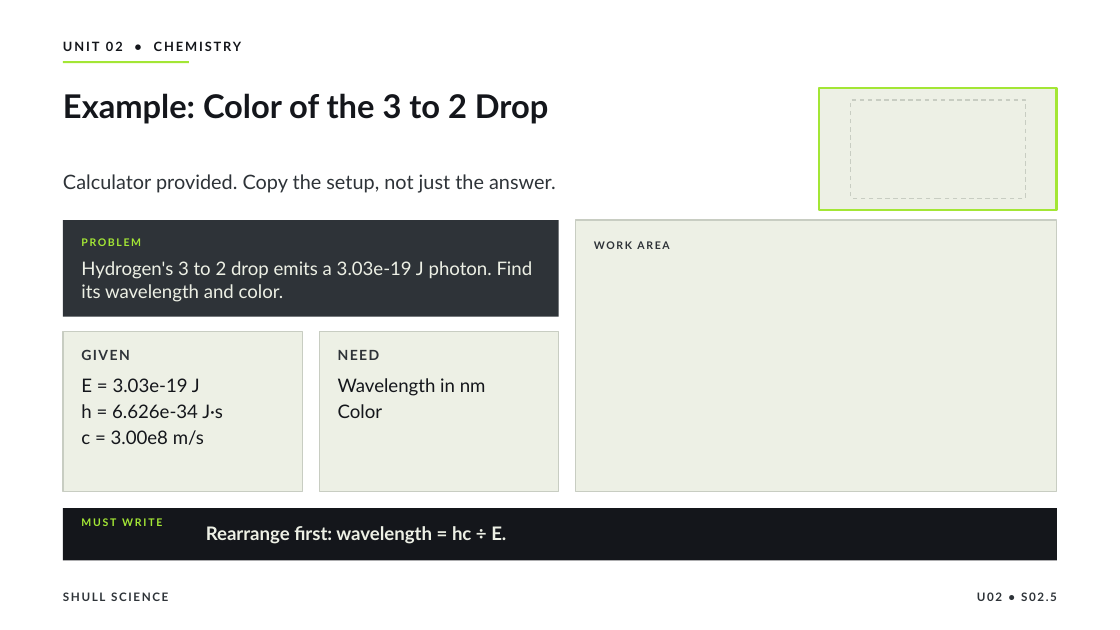
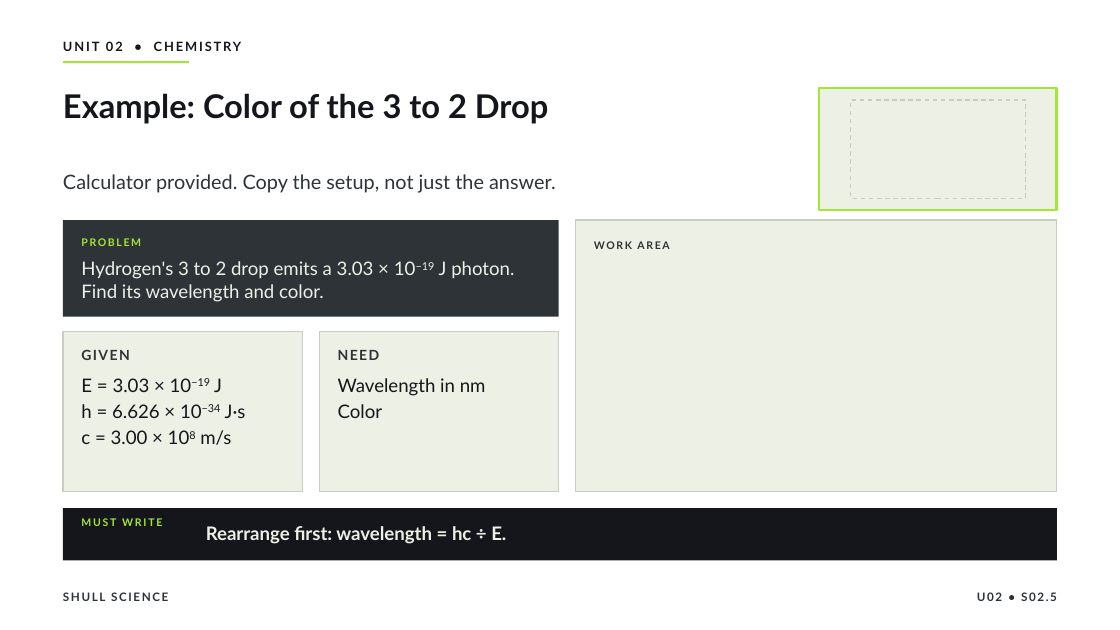
Before and after one commit to Hayabusa015/WorkWork, a slide deck: slide 11 of deliverables/chem-u02/SHULL_CHEM_Slides_U02_S02.5.pptx. Drawn at 1120x630 pixels with LibreOffice and Linux fonts; fonts in the diff are those of the drawing. Boxes give left, top, right and bottom in pixels: in the first picture for what was removed or moved away, otherwise in the second. Text is boxed around its words. In the diff, an @@ line names an element or a change of style, - is before the commit and + after.

```diff
--- a/deliverables/chem-u02/SHULL_CHEM_Slides_U02_S02.5.pptx
+++ b/deliverables/chem-u02/SHULL_CHEM_Slides_U02_S02.5.pptx
@@ text at [81, 261, 514, 302]: text changed @@
-Hydrogen's 3 to 2 drop emits a 3.03e-19 J photon. Find its wavelength and color.
+Hydrogen's 3 to 2 drop emits a 3.03 × 10−19 J photon. Find its wavelength and color.
@@ text at [81, 378, 246, 445]: text changed @@
-E = 3.03e-19 J
-h = 6.626e-34 J·s
-c = 3.00e8 m/s
+E = 3.03 × 10−19 J
+h = 6.626 × 10−34 J·s
+c = 3.00 × 108 m/s
```
Also in this commit, not shown: 11 other slides changed, 12 other files.
